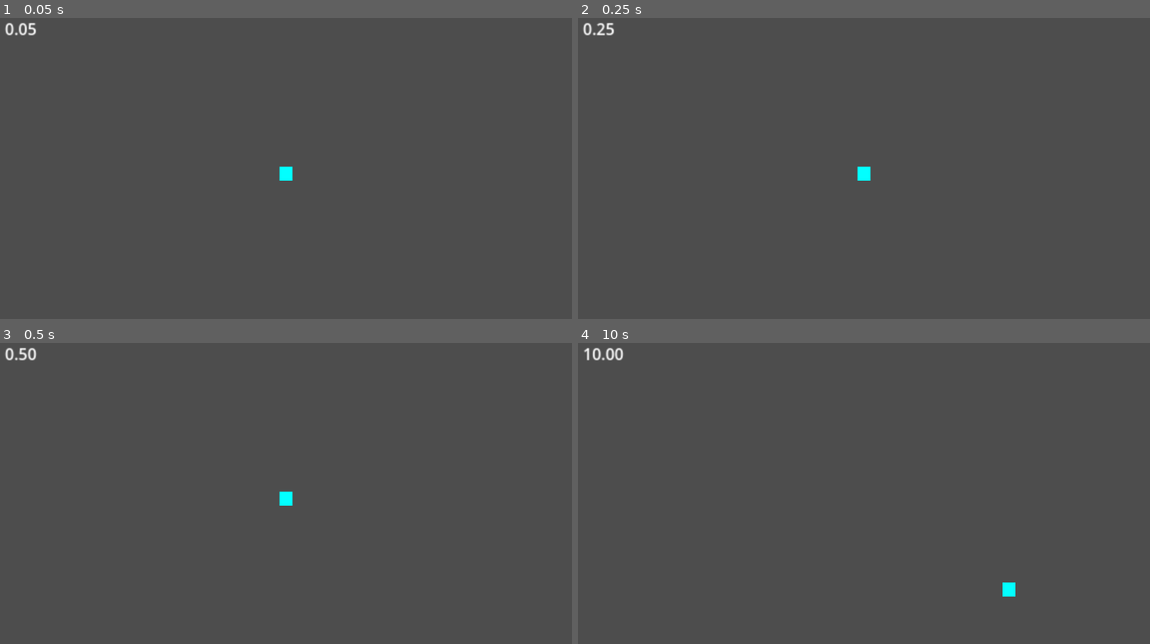
Above: before the commit, frames 1-4 (two rows, left to right).
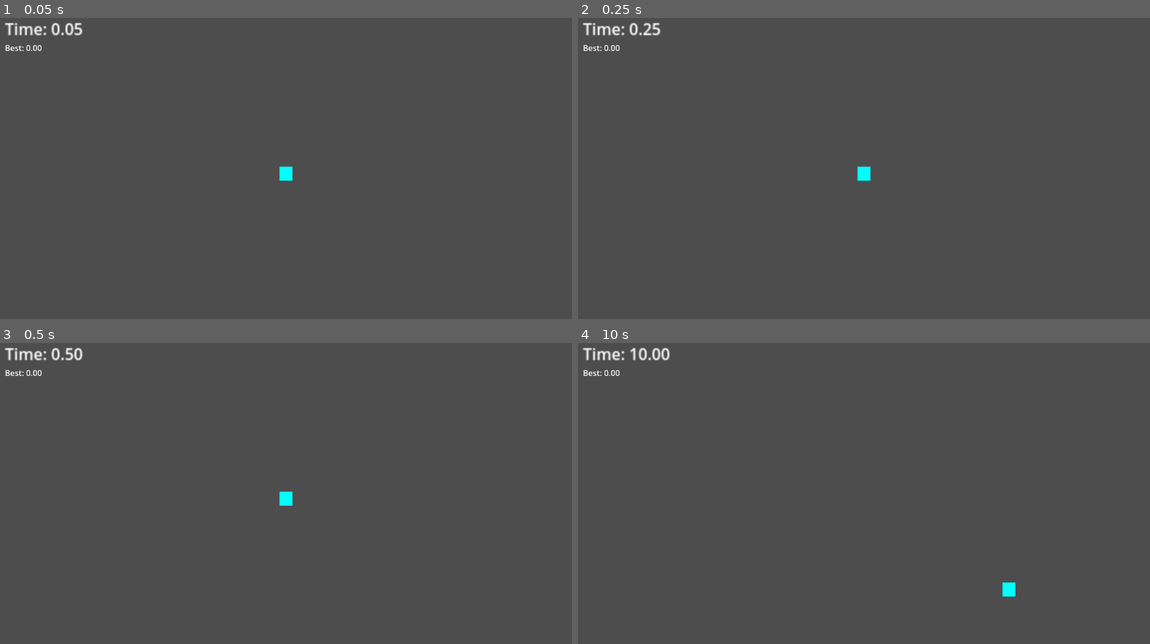
Above: after the commit, the same moments.

Repository: DarthBivan/time-decay
Game: Godot game, scene res://main.tscn
Same seed, same stepped clock (60 frames per second), same inputs: the game is played once before the commit and once after it.
Inputs:
- Up to frame 1 (0.05 s): no input
- Up to frame 2 (0.25 s): no input
- Up to frame 3 (0.5 s): no input
- Up to frame 4 (10 s): hold Right (ui_right) 0.53-1.28 s; hold Down (ui_down) 1.28-2.03 s; hold Right (ui_right) 2.03-2.78 s; hold Up (ui_up) 2.78-3.53 s; hold Left (ui_left) 3.53-5.03 s; hold Down (ui_down) 5.03-5.78 s; hold Right (ui_right) 5.78-6.53 s; hold Up (ui_up) 6.53-7.28 s; hold Right (ui_right) 7.28-8.03 s; hold Down (ui_down) 8.03-8.78 s; hold Left (ui_left) 8.78-9.53 s; hold Up (ui_up) from 9.53 s (still down)

The runs differ from the first frame. In frame 1, 0.4% of the frame differs, in the area x 0-15%, y 1-11%; in frame 2, 0.4%; in frame 3, 0.4%; in frame 4, 0.4%, in the area x 0-17%, y 1-11%.

Commit message:
Fix best time by using manual reset instead of scene reload

Diff:
--- a/main.tscn
+++ b/main.tscn
@@ -30,3 +30,11 @@
 offset_bottom = 33.0
 scale = Vector2(2, 2)
 text = "0.00"
+
+[node name="BestLabel" type="Label" parent="."]
+offset_left = 10.0
+offset_top = 60.0
+offset_right = 85.0
+offset_bottom = 109.0
+text = "Best: 0.00
+"
--- a/player.gd
+++ b/player.gd
@@ -24,6 +24,7 @@
 # =========================
 var time_alive: float = 0.0
 var pressure: float = 0.0
+var best_time: float = 0.0
 
 # =========================
 # SCREEN
@@ -33,29 +34,27 @@
 # =========================
 # PLAYER SIZE (HALF)
 # =========================
-# If your square is 20x20, half is 10x10
-var half_size: Vector2 = Vector2(10, 10)
+var half_size: Vector2 = Vector2(10, 10) # adjust if you change square size
 
 # =========================
-# TIMER LABEL
+# UI REFERENCES
 # =========================
 @onready var timer_label: Label = get_parent().get_node("TimerLabel")
+@onready var best_label: Label = get_parent().get_node("BestLabel")
 
 func _ready() -> void:
 	screen_rect = get_viewport_rect()
-
-	# start in center
-	global_position = screen_rect.size / 2
-	velocity = Vector2.ZERO
+	reset_run()
+	update_best_label()
 
 func _physics_process(delta: float) -> void:
 	# ---- TIME ----
 	time_alive += delta
 	pressure = time_alive * time_alive
 
-	# ---- TIMER ----
+	# ---- TIMER UI ----
 	if timer_label:
-		timer_label.text = "%.2f" % time_alive
+		timer_label.text = "Time: %.2f" % time_alive
 
 	# ---- INPUT ----
 	var input_dir: Vector2 = Vector2.ZERO
@@ -98,9 +97,9 @@
 
 	move_and_slide()
 
-	# ---- EDGE = RESTART (PIXEL-PERFECT) ----
+	# ---- EDGE = DEATH ----
 	if not is_fully_inside_screen():
-		get_tree().reload_current_scene()
+		on_death()
 
 # =========================
 # STRICT EDGE CHECK
@@ -118,3 +117,25 @@
 		return false
 
 	return true
+
+# =========================
+# DEATH / RESET LOGIC
+# =========================
+func on_death() -> void:
+	# update best time
+	if time_alive > best_time:
+		best_time = time_alive
+		update_best_label()
+
+	# start new run
+	reset_run()
+
+func reset_run() -> void:
+	velocity = Vector2.ZERO
+	global_position = screen_rect.size / 2
+	time_alive = 0.0
+	pressure = 0.0
+
+func update_best_label() -> void:
+	if best_label:
+		best_label.text = "Best: %.2f" % best_time
